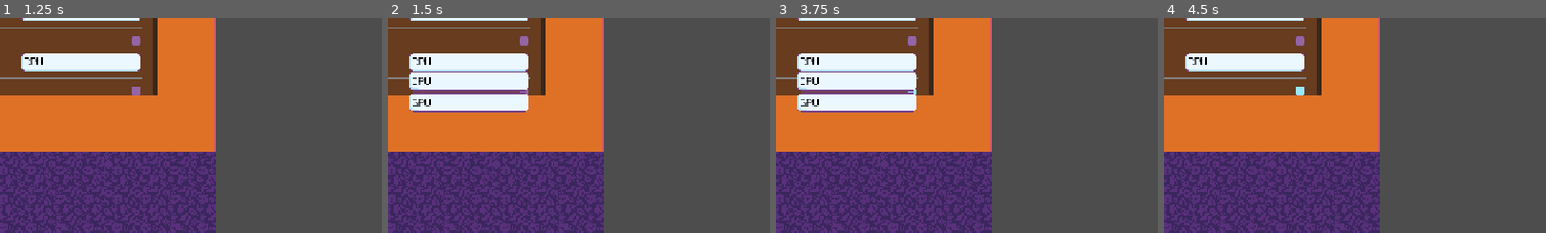
Above: before the commit, frames 1-4 (left to right).
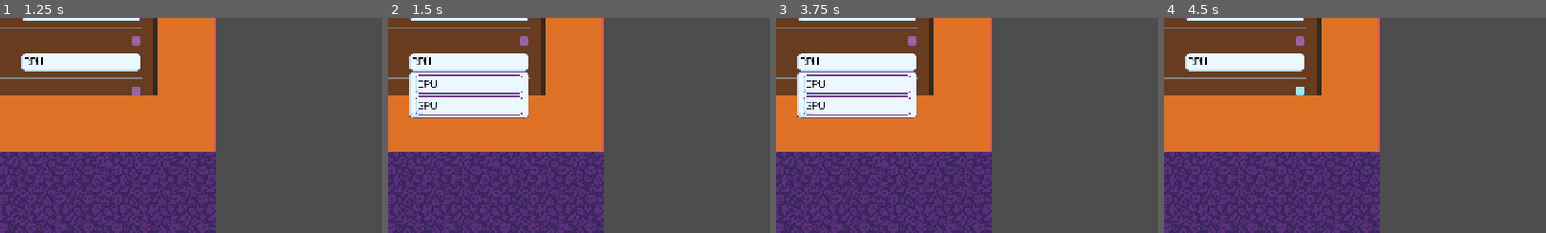
Above: after the commit, the same moments.

Repository: luankaike-code/felpo-jam-2026
Game: Godot game, scene res://scenes/pop_ups/pop_up_configs_in_game.tscn
Two runs of this game, one before a commit and one after it. Both use one fixed random seed, a clock stepped at 60 frames per second and the inputs below. This scene is started directly instead of the project's main scene.
Inputs (mouse positions are % of the whole screen's width and height, from its top left):
- Up to frame 1 (1.25 s): tap Enter (ui_accept) at 0.5 s; drag from (18, 5) to (60, 28) at 0.52 s
- Up to frame 2 (1.5 s): click (11, 10) at 1.27 s
- Up to frame 3 (3.75 s): tap Enter (ui_accept) at 2, 2.75, 3.5 s; drag from (18, 17) to (45, 70) at 2.02 s; move the mouse to (11, 31) at 2.77 s; tap Space (inp_toggle_local) at 2.85 s; click (11, 31) at 2.92 s; drag from (11, 35) to (20, 35) at 3.52 s
- Up to frame 4 (4.5 s): tap Enter (ui_accept) at 4.25 s; drag from (11, 39) to (55, 50) at 4.27 s
The pictures show only the part of the screen within x 0-50%, y 0-50%; the shares and areas given below are measured in that part.

Frame 1 is identical in both runs. In frame 2, 2.4% of the frame differs, in the area x 5-37%, y 26-47%; in frame 3, 2.4%; in frame 4, nothing differs.

Commit message:
Fix DropMenu

Diff:
--- a/felpojam-2026-game-code/scenes/HUD/sprite_drop_menu.tscn
+++ b/felpojam-2026-game-code/scenes/HUD/sprite_drop_menu.tscn
@@ -2,6 +2,7 @@
 
 [ext_resource type="Script" uid="uid://c4g7hsm6rvssj" path="res://scripts/HUD/sprite_drop_menu.gd" id="1_1xoxo"]
 [ext_resource type="PackedScene" uid="uid://kjus0yv14v1r" path="res://scenes/HUD/sprite_button.tscn" id="2_cnu2w"]
+[ext_resource type="Texture2D" uid="uid://dgoled4de2qeq" path="res://assets/images/button.png" id="3_cdey1"]
 
 [node name="SpriteDropMenu" type="VBoxContainer" unique_id=543618024]
 anchors_preset = -1
@@ -18,7 +19,27 @@
 size_flags_horizontal = 0
 text = "Selecione"
 
-[node name="OptionsConteiner" type="VBoxContainer" parent="." unique_id=1990302820]
+[node name="MarginContainer" type="MarginContainer" parent="." unique_id=552480118]
 top_level = true
+layout_mode = 2
+
+[node name="NinePatchRect" type="NinePatchRect" parent="MarginContainer" unique_id=5074371]
+visible = false
 z_index = 4001
 layout_mode = 2
+texture = ExtResource("3_cdey1")
+patch_margin_left = 5
+patch_margin_top = 5
+patch_margin_right = 5
+patch_margin_bottom = 5
+
+[node name="MarginContainer" type="MarginContainer" parent="MarginContainer" unique_id=200537292]
+layout_mode = 2
+theme_override_constants/margin_left = 10
+theme_override_constants/margin_top = 5
+theme_override_constants/margin_right = 10
+theme_override_constants/margin_bottom = 5
+
+[node name="OptionsConteiner" type="VBoxContainer" parent="MarginContainer/MarginContainer" unique_id=1990302820]
+z_index = 4002
+layout_mode = 2
--- a/felpojam-2026-game-code/scripts/HUD/sprite_drop_menu.gd
+++ b/felpojam-2026-game-code/scripts/HUD/sprite_drop_menu.gd
@@ -2,8 +2,10 @@
 
 var packed_sprite_button := preload("res://scenes/HUD/sprite_button.tscn") as PackedScene
 
-@onready var options_conteiner := $OptionsConteiner as VBoxContainer
+@onready var options_conteiner := $MarginContainer/MarginContainer/OptionsConteiner as VBoxContainer
 @onready var main_sprite_button: SpriteButton = $MainSpriteButton
+@onready var nine_patch_rect: NinePatchRect = $MarginContainer/NinePatchRect
+@onready var floating_container: MarginContainer = $MarginContainer
 
 var options_is_open := false
 
@@ -14,7 +16,7 @@
 
 func _ready() -> void:
 	add_to_group("SpriteDropMenu")
-	options_conteiner.size.x = size.x
+	floating_container.size.x = size.x
 	main_sprite_button.button_up.connect(_toggle_option_visibility)
 
 func _toggle_option_visibility():
@@ -37,12 +39,11 @@
 
 @warning_ignore("unused_parameter")
 func _process(delta: float) -> void:
-	if options_is_open:
-		if old_global_position == Vector2.ZERO:
-			old_global_position = global_position
-		elif old_global_position != global_position:
-			old_global_position = global_position
-			_close_options()
+	if old_global_position == Vector2.ZERO:
+		old_global_position = global_position
+	elif old_global_position != global_position:
+		old_global_position = global_position
+		_close_options()
 
 func _on_option_button_up(sprite_button: SpriteButton) -> void:
 	var item_index = options.find(sprite_button)
@@ -54,35 +55,33 @@
 func _close_options_other_sprite_drop_menu():
 	for sdm in get_tree().get_nodes_in_group("SpriteDropMenu"):
 		if sdm != self && sdm.options_is_open:
+			print(self, " fechei ese zé mané")
 			sdm._close_options()
 
 func  _update_options_conteiner_position():
-	options_conteiner.global_position.x = global_position.x
-	options_conteiner.global_position.y = global_position.y + size.y
+	floating_container.global_position.x = global_position.x
+	floating_container.global_position.y = global_position.y + size.y
 
 func  _set_options_conteiner_position_to_off_screen():
 	var viewport_rect := get_viewport_rect()
-	options_conteiner.global_position = viewport_rect.position + viewport_rect.size
+	floating_container.global_position = viewport_rect.position + viewport_rect.size
 
 func _open_options():
 	_close_options_other_sprite_drop_menu()
 	_update_options_conteiner_position()
-
-	if options_is_open:
-		return
 
 	for option in options:
 		options_conteiner.add_child(option)
 		option.size.x = main_sprite_button.size.x
 
 	options_is_open = true
+	nine_patch_rect.visible = true
 
 func _close_options():
-	if !options_is_open:
-		return
-
 	_set_options_conteiner_position_to_off_screen()
 	for option in options:
-		options_conteiner.remove_child(option)
+		if option && option.get_parent() == options_conteiner:
+			options_conteiner.remove_child(option)
 
 	options_is_open = false
+	nine_patch_rect.visible = false
--- a/felpojam-2026-game-code/scripts/data/client_data/client_data.gd
+++ b/felpojam-2026-game-code/scripts/data/client_data/client_data.gd
@@ -9,9 +9,9 @@
 }
 
 static var order: Array[names] = [
+	names.ladys_companion,
 	names.priest,
 	names.warlord,
-	names.ladys_companion,
 	names.concubine,
 	names.king,
 ]
--- a/felpojam-2026-game-code/scripts/global_time.gd
+++ b/felpojam-2026-game-code/scripts/global_time.gd
@@ -35,7 +35,6 @@
 	var sec_in_hour := 3600
 	var sec_to_midnight := (24-hours)*sec_in_hour
 	time_speed = (float(sec_to_midnight)/(sec+8))/2
-	print(time_speed)
 
 
 func _physics_process(delta: float) -> void:
--- a/felpojam-2026-game-code/scripts/screens/game.gd
+++ b/felpojam-2026-game-code/scripts/screens/game.gd
@@ -10,6 +10,7 @@
 @onready var locals := [client_local, craft_local, $TrashLocal]
 var is_already_wheel := false
 var current_transition_sound: SoundPlayer
+var paused := false
 
 var current_local := 0 :
 	set(new):
@@ -67,10 +68,14 @@
 		change_screen.emit(mensage.screen_name)
 	elif mensage is PopUpMensagePause:
 		for local in locals:
+			paused = mensage.pause
 			local.process_mode = Node.PROCESS_MODE_DISABLED if mensage.pause else Node.PROCESS_MODE_INHERIT
 			game_hud.visible = !mensage.pause
 
 func _unhandled_input(event: InputEvent) -> void:
+	if paused:
+		return
+
 	if _handle_mouse_wheel(event):
 		return
 	_handle_inputs(event)
--- a/felpojam-2026-game-code/scripts/states/client_local/idle_client.gd
+++ b/felpojam-2026-game-code/scripts/states/client_local/idle_client.gd
@@ -25,7 +25,6 @@
 	parchment_total = total
 
 func create_speech_bubble() -> void:
-	print(is_current_state)
 	if !is_current_state:
 		return
 
